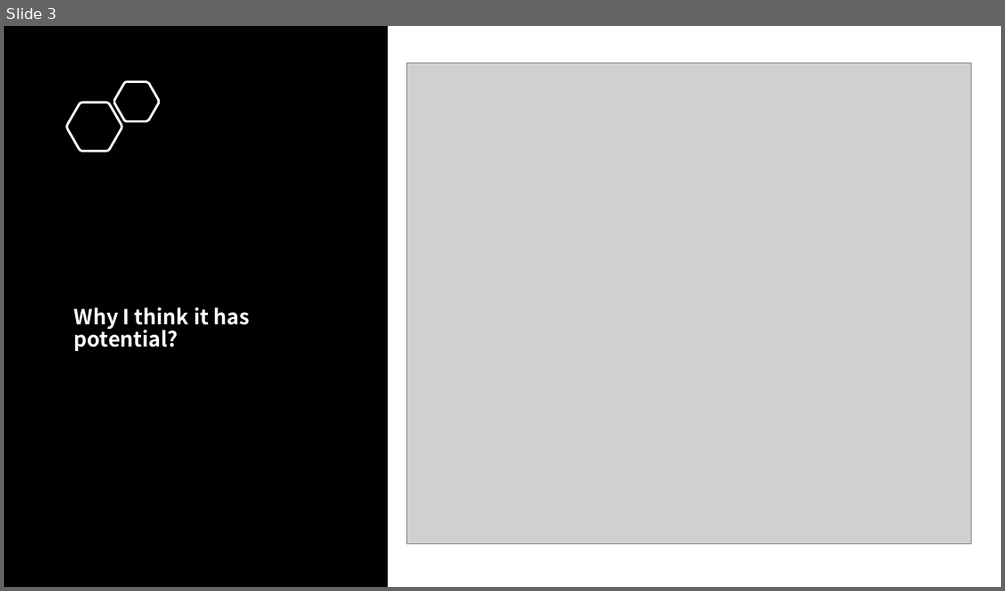
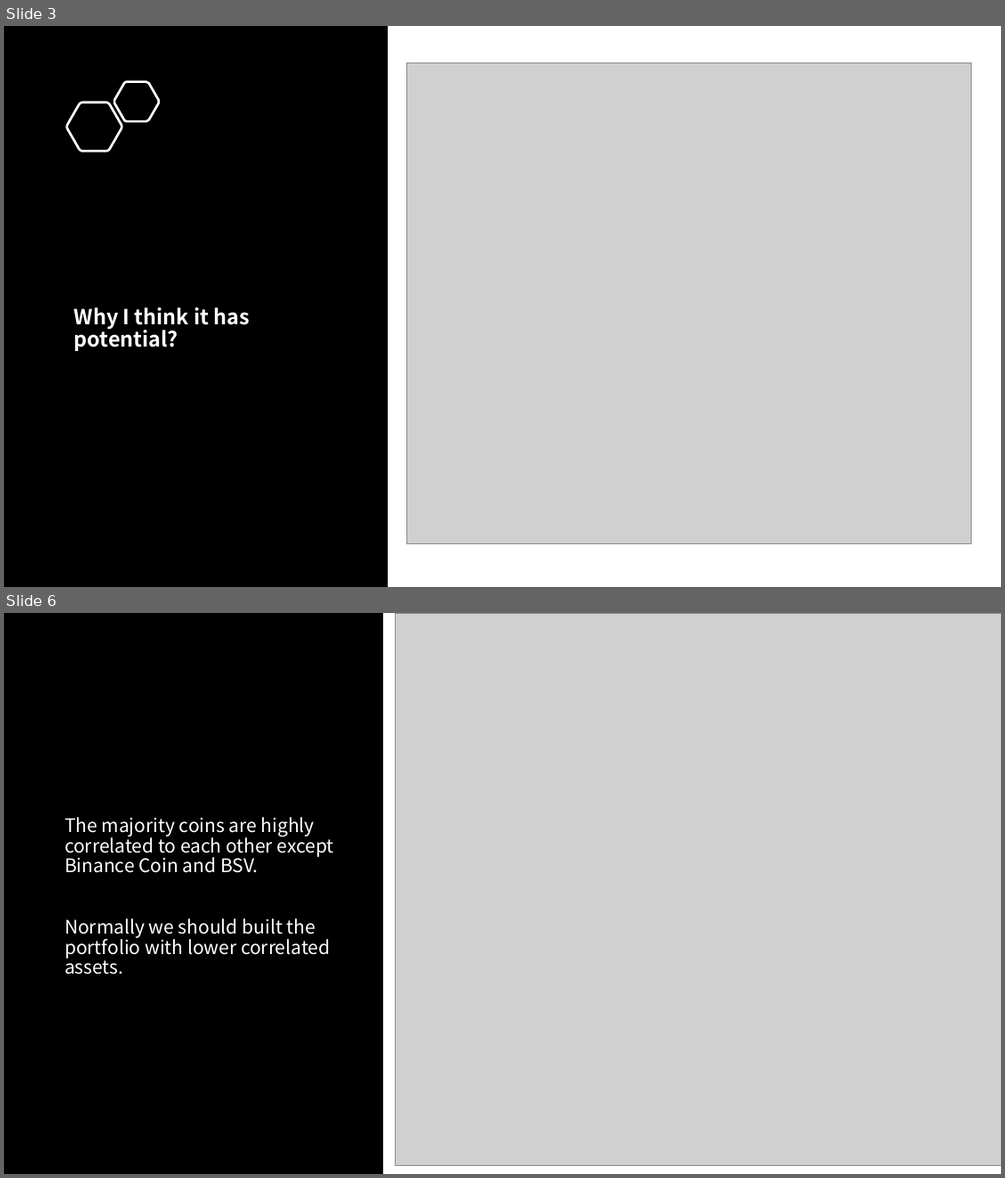
Before and after one commit to Shinan-tech/Final-Project_portfolio-optimization, a slide deck: Final Project_portfolio optimisation.pptx. Shown one above the other, each under a label of ours: slide 3 before the commit, slides 3 and 6 after it; the slides between them are not shown. The pictures are 1005x591 and 1005x1178 pixels, drawn with LibreOffice and Linux fonts; fonts in the diff are those of the drawing; grey boxes stand for pictures. Boxes give left, top, right and bottom in pixels: in the first picture for what was removed or moved away, otherwise in the second. Text is boxed around its words. In the diff, an @@ line names an element or a change of style, - is before the commit and + after.

```diff
--- a/Final Project_portfolio optimisation.pptx
+++ b/Final Project_portfolio optimisation.pptx
@@ slide 6 added at (4, 613, 1001, 1174), background #000000 @@
@@ rectangle added at (383, 613, 1001, 1174), fill #FFFFFF @@
@@ picture added at (395, 613, 1001, 1166) @@
@@ text added at (65, 817, 334, 974), 18 pt, text #FFFFFF @@
+The majority coins are highly correlated to each other except Binance Coin and BSV.
+Normally we should built the portfolio with lower correlated assets.
```
Also in this commit, not shown: 1 slide changed, 5 other slides added, 3 other files.
